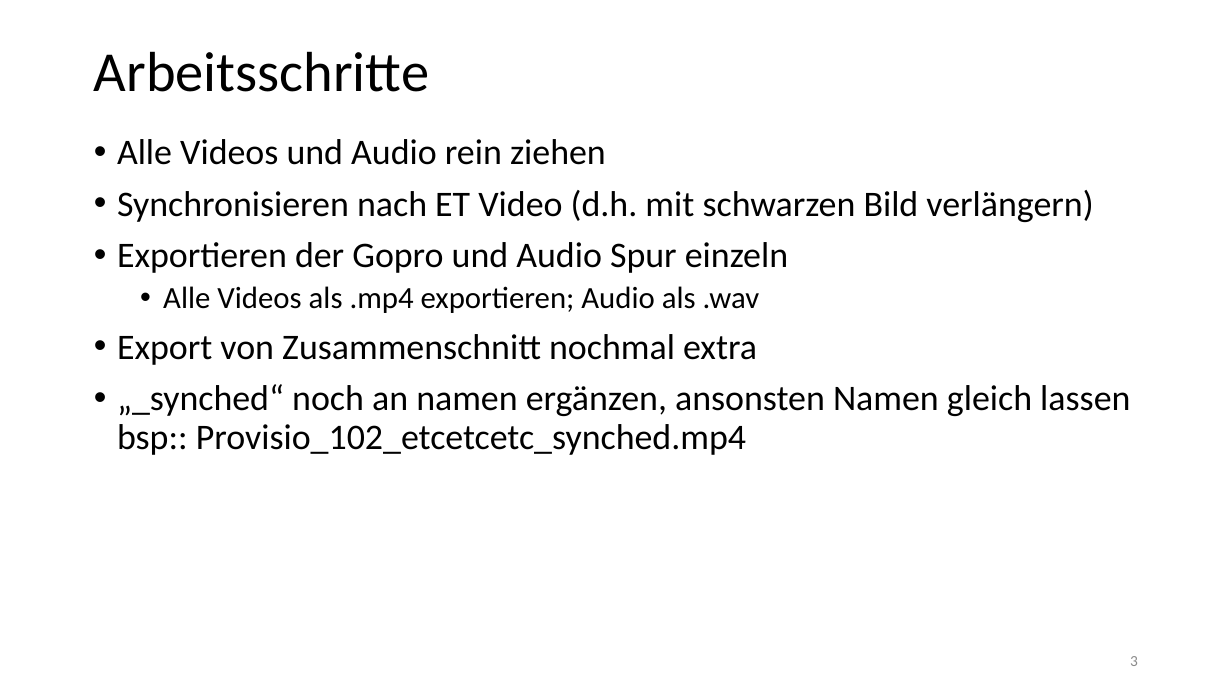
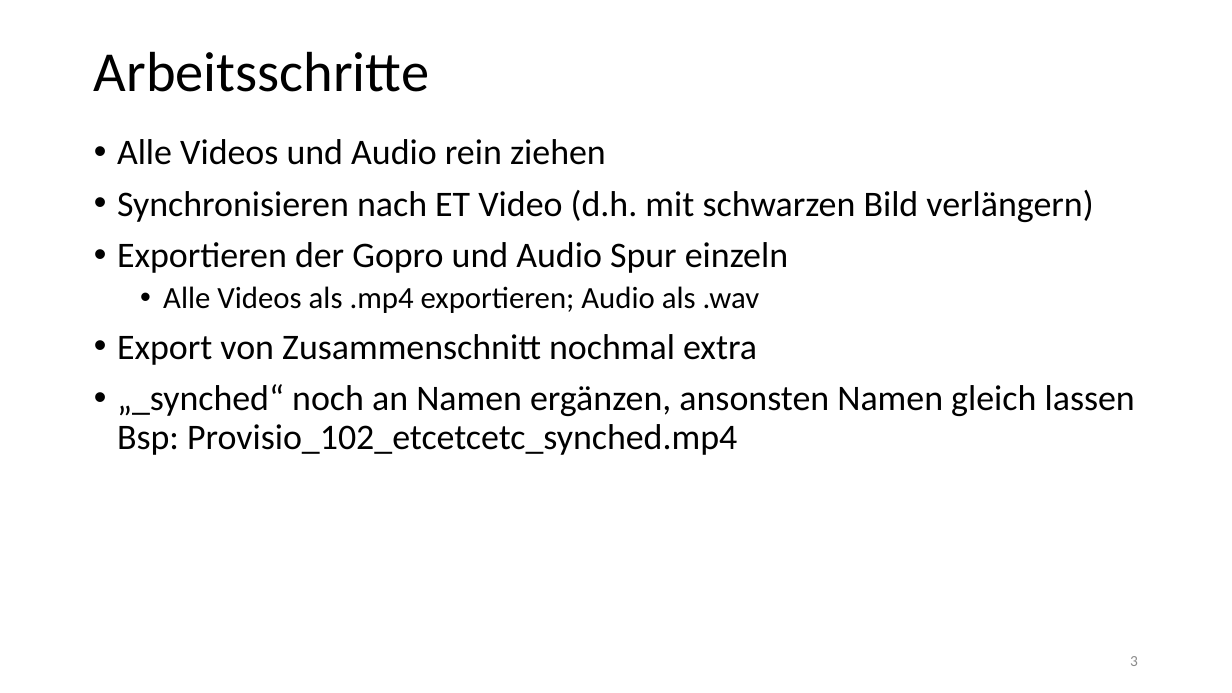
Before and after one commit to ginaamri/Mandy-PhD, a slide deck: slide 3 of 01_studies/01_Laborstudie ProVisioNET/schnittskizze.pptx. Drawn at 1232x693 pixels with LibreOffice and Linux fonts; fonts in the diff are those of the drawing. Boxes give left, top, right and bottom in pixels: in the first picture for what was removed or moved away, otherwise in the second. Text is boxed around its words. In the diff, an @@ line names an element or a change of style, - is before the commit and + after.

```diff
--- a/01_studies/01_Laborstudie ProVisioNET/schnittskizze.pptx
+++ b/01_studies/01_Laborstudie ProVisioNET/schnittskizze.pptx
@@ text at (x1=117, y1=384, x2=1135, y2=455): text changed @@
-• „_synched“ noch an namen ergänzen, ansonsten Namen gleich lassen bsp:: Provisio_102_etcetcetc_synched.mp4
+• „_synched“ noch an Namen ergänzen, ansonsten Namen gleich lassen Bsp: Provisio_102_etcetcetc_synched.mp4
```
Also in this commit, not shown: 3 other slides changed.
